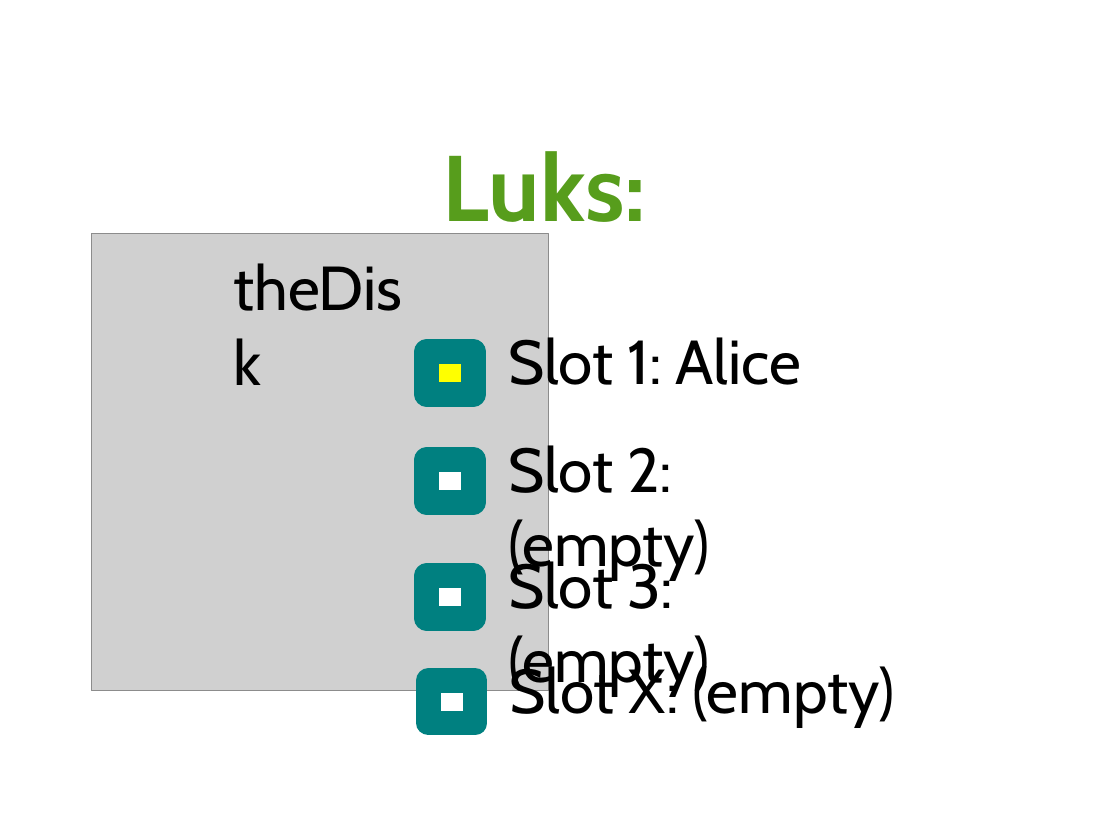
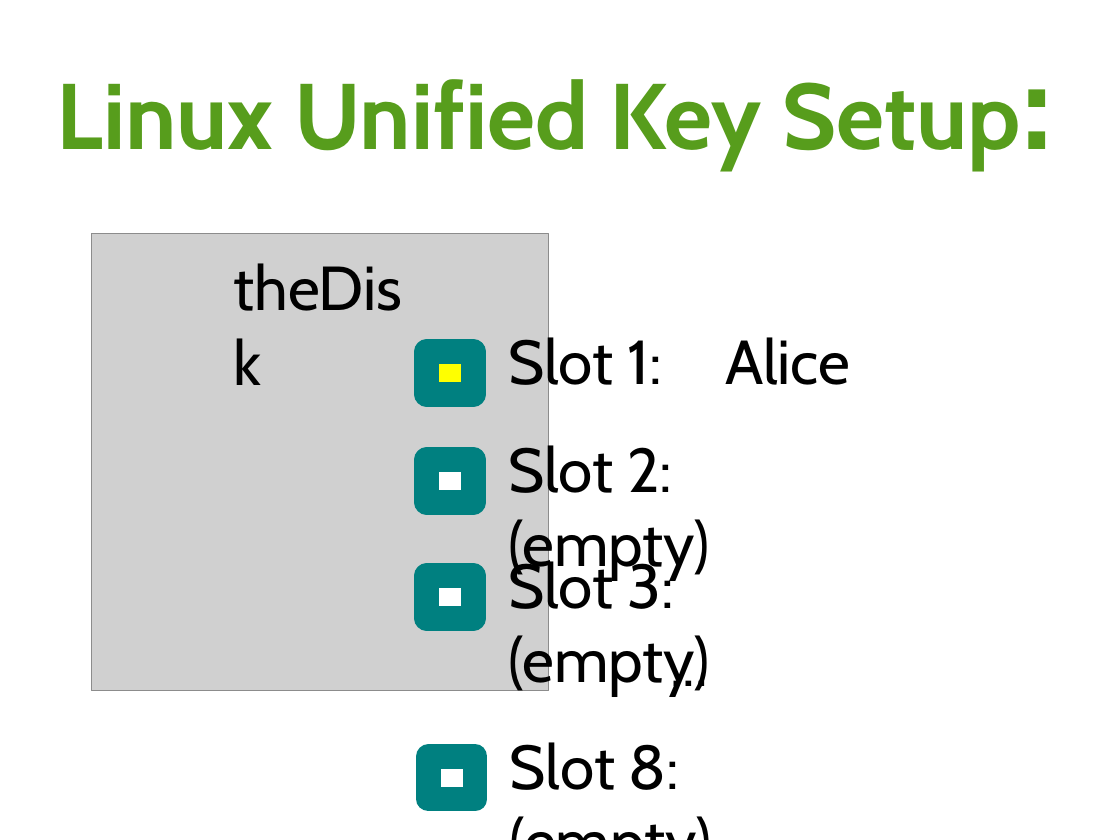
Before and after one commit to arver/arver, a slide deck: slide 8 of presentation/28c3.odp (slide 9 before the commit). Drawn at 1120x840 pixels with LibreOffice and Linux fonts; fonts in the diff are those of the drawing; grey boxes stand for pictures. Boxes give left, top, right and bottom in pixels: in the first picture for what was removed or moved away, otherwise in the second. Text is boxed around its words. In the diff, an @@ line names an element or a change of style, - is before the commit and + after.

```diff
--- a/presentation/28c3.odp
+++ b/presentation/28c3.odp
@@ title added at <box>57,79,1022,170</box>, 66 pt, text #579D1C, bold @@
+Linux Unified Key Setup:
@@ title removed at <box>443,151,646,241</box> @@
-Luks:
@@ text "Slot 1: Alice" rewrapped from <box>508,332,801,398</box> to <box>508,332,850,398</box> @@
@@ text added at <box>661,620,730,718</box>, 44 pt, text #000000 @@
+...
@@ text at <box>510,742,679,790</box>: text changed @@
-Slot X: (empty)
+Slot 8: (empty)
@@ rectangle: place and size @@
-rectangle at <box>429,681,476,724</box>
+rectangle at <box>429,756,476,799</box>
```
Also in this commit, not shown: 8 other slides changed, 4 slides added, 3 slides removed, 1 other file.
